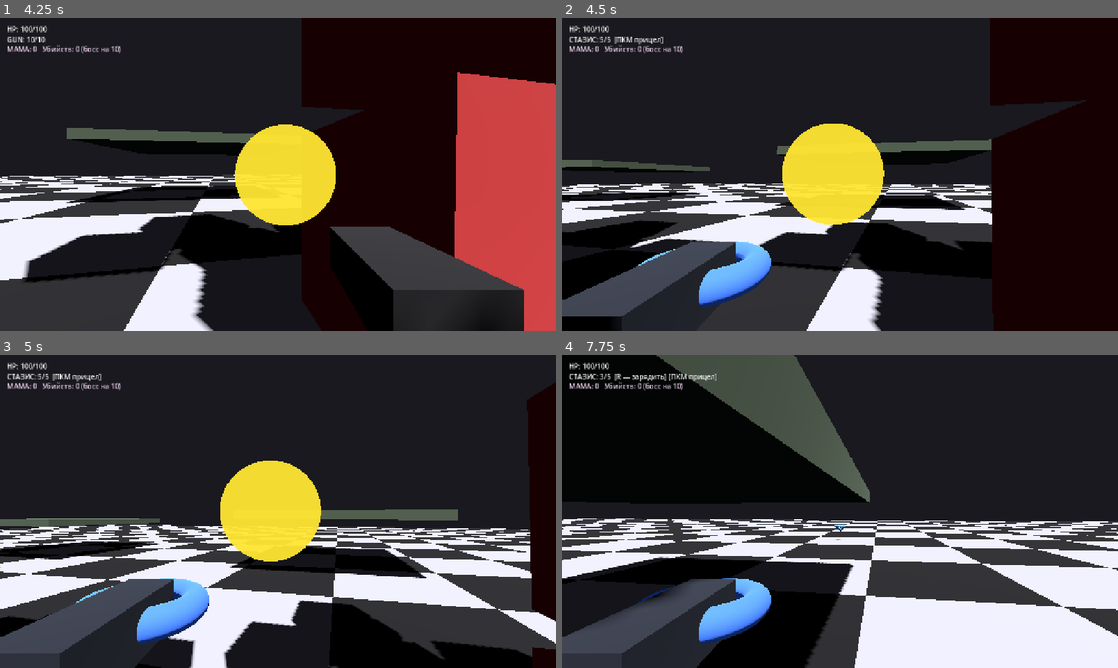
Above: before the commit, frames 1-4 (two rows, left to right).
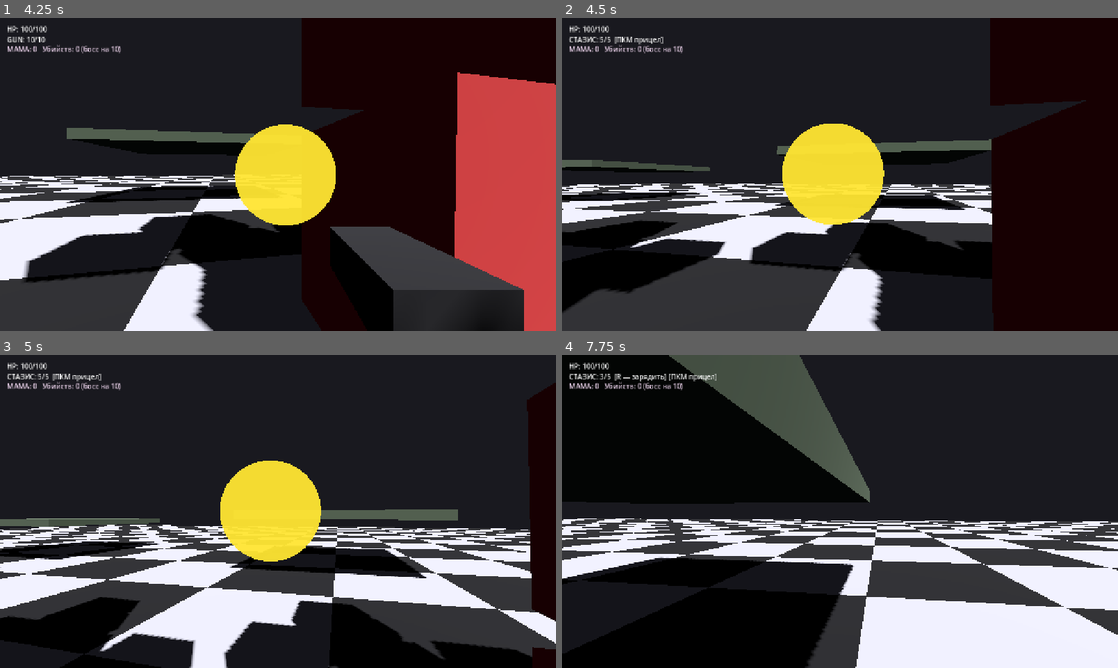
Above: after the commit, the same moments.

Repository: radomirsky/190K-G.O.P
Game: Godot game, scene res://main.tscn
The game is run twice, just before and just after one commit, with the same random seed, the same clock (stepped at 60 frames per second) and the same inputs.
Inputs (mouse positions are in pixels of both pictures, inside the frame that each line leads up to):
- Up to frame 1 (4.25 s): tap Enter at 0.5 s; move the mouse to (305, 174) at 0.52 s; hold W from 0.53 s (still down); tap E at 0.6 s; click (305, 174) at 0.67 s; tap Space at 0.77, 1.52, 3.02, 3.77 s; move the mouse to (250, 174) at 1.27 s; tap Shift at 1.35 s; move the mouse to (289, 168) at 2.02 s; tap 1 at 2.1 s; move the mouse to (272, 180) at 2.77 s; tap 2 at 2.85 s; click (272, 180) at 2.92 s; move the mouse to (316, 177) at 3.52 s; tap 3 at 3.6 s
- Up to frame 2 (4.5 s): keep holding W; move the mouse to (795, 171) at 4.27 s; tap 4 at 4.35 s
- Up to frame 3 (5 s): keep holding W; tap Space at 4.52 s
- Up to frame 4 (7.75 s): move the mouse to (845, 511) at 5.02 s; tap C at 5.1 s; click (845, 511) at 5.17 s; move the mouse to (817, 505) at 5.77 s; release W at 5.78 s; hold D 5.78-6.53 s; tap Q at 5.85 s; tap Space at 6.02, 6.77, 7.52 s; move the mouse to (867, 511) at 6.52 s; hold Ctrl 6.53-7.28 s; hold W from 6.53 s (still down); move the mouse to (812, 511) at 7.27 s; tap R at 7.35 s; click (812, 511) at 7.42 s

Frame 1 is identical in both runs. In frame 2, 5.0% of the frame differs, in the area x 0-38%, y 71-100%; in frame 3, 6.0%; in frame 4, 8.4%, in the area x 0-100%, y 0-100%.
Error before the commit: Invalid assignment of property or key 'ring_radius' with value of type 'float' on a base object of type 'TorusMesh'. (res://player.gd:1490)
Error after the commit: Invalid assignment of property or key 'ring_radius' with value of type 'float' on a base object of type 'TorusMesh'. (res://player.gd:1387)

Commit message:
Фикс вылета при взятии стазиса: корректные свойства TorusMesh в Godot 4
Made-with: Cursor

Diff:
--- a/player.gd
+++ b/player.gd
@@ -1383,10 +1383,11 @@
 
 	var ring_mesh := MeshInstance3D.new()
 	var tm := TorusMesh.new()
-	tm.inner_radius = 0.07
-	tm.outer_radius = 0.13
-	tm.rings = 2
-	tm.ring_segments = 20
+	# Godot 4: TorusMesh использует ring_radius/pipe_radius и *_sides.
+	tm.ring_radius = 0.11
+	tm.pipe_radius = 0.03
+	tm.ring_sides = 20
+	tm.pipe_sides = 10
 	ring_mesh.mesh = tm
 	var smat := StandardMaterial3D.new()
 	smat.albedo_color = Color(0.35, 0.55, 0.98, 1.0)
